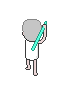
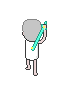
Revision of a layered 64×96 image; what changed, layer by layer:
removed layer "레이어 50" over [31, 24, 47, 49]
added layer "레이어 52" above "레이어 51" over [31, 24, 47, 49]
